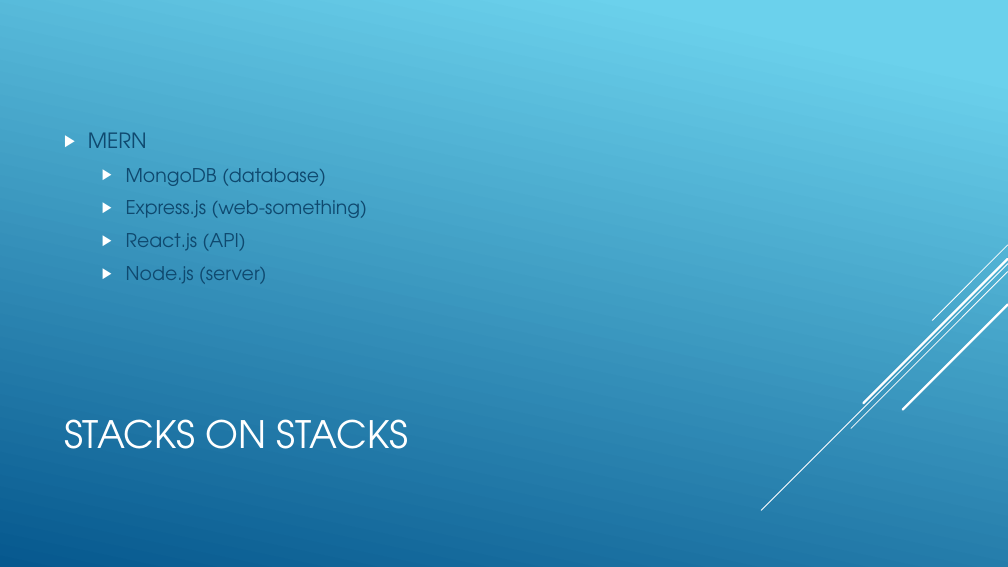
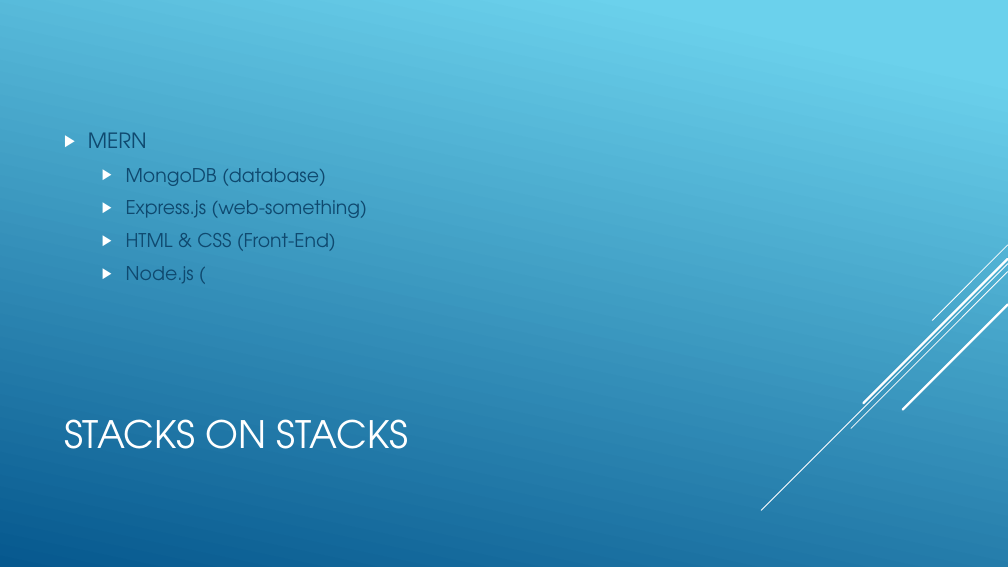
Before and after one commit to cosmos1255/DJs, a slide deck: slide 3 of Contact Manager.pptx. Drawn at 1008x567 pixels with LibreOffice and Linux fonts; fonts in the diff are those of the drawing. Boxes give left, top, right and bottom in pixels: in the first picture for what was removed or moved away, otherwise in the second. Text is boxed around its words. In the diff, an @@ line names an element or a change of style, - is before the commit and + after.

```diff
--- a/Contact Manager.pptx
+++ b/Contact Manager.pptx
@@ text at [126, 233, 336, 283]: text changed @@
-  ▶ React.js (API)
-  ▶ Node.js (server)
+  ▶ HTML & CSS (Front-End)
+  ▶ Node.js (
```
Also in this commit, not shown: 3 other slides changed, 2 slides added.
